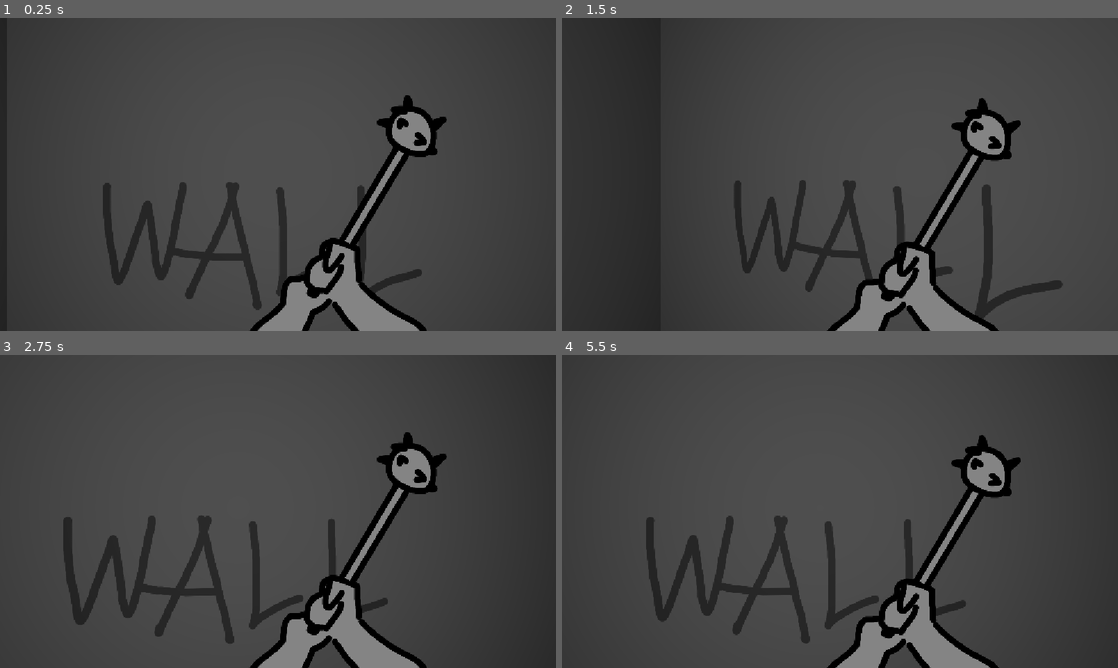
Above: before the commit, frames 1-4 (two rows, left to right).
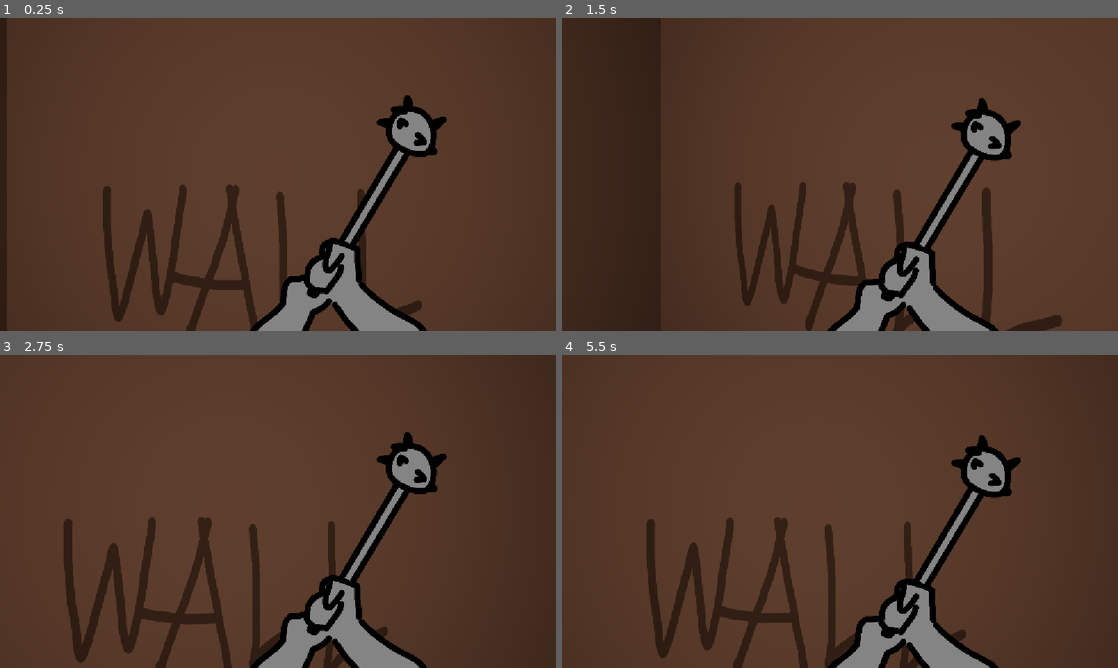
Above: after the commit, the same moments.

Repository: kerivin/dungeon-crawler
Game: Godot game, scene res://scenes/level.tscn
Two runs of this game, one before a commit and one after it. Both use one fixed random seed, a clock stepped at 60 frames per second and the inputs below. The project has no main scene, so this scene is started directly.
Inputs (mouse positions are in pixels of both pictures, inside the frame that each line leads up to):
- Up to frame 1 (0.25 s): no input
- Up to frame 2 (1.5 s): move the mouse to (867, 174) at 0.52 s; hold Up (move_forward) from 0.53 s (still down); move the mouse to (812, 174) at 1.27 s
- Up to frame 3 (2.75 s): keep holding Up (move_forward); move the mouse to (289, 505) at 2.02 s
- Up to frame 4 (5.5 s): keep holding Up (move_forward); tap Enter at 2.75 s; move the mouse to (834, 517) at 2.77 s; move the mouse to (878, 514) at 3.52 s; move the mouse to (795, 508) at 4.27 s; move the mouse to (845, 511) at 5.02 s

The runs differ from the first frame. In frame 1, 67% of the frame differs, in the area x 8-92%, y 0-100%; in frame 2, 64%; in frame 3, 67%, in the area x 0-84%, y 0-100%; in frame 4, 66%.

Commit message:
minor adjustments

Diff:
--- a/scenes/level.tscn
+++ b/scenes/level.tscn
@@ -18,6 +18,7 @@
 script = ExtResource("1_2q6dc")
 tile_definitions = Array[ExtResource("2_ppgk2")]([ExtResource("3_ppgk2")])
 bg_tile_definitions = Array[ExtResource("4_ppgk2")]([ExtResource("5_klq6b"), ExtResource("5_2r41h")])
+cell_size = 1.5
 
 [node name="WorldEnvironment" type="WorldEnvironment" parent="." unique_id=1888155958]
 environment = SubResource("Environment_g4v7s")
--- a/scenes/player.tscn
+++ b/scenes/player.tscn
@@ -85,6 +85,7 @@
 
 [node name="SpotLight3D" type="SpotLight3D" parent="." unique_id=2121021271]
 transform = Transform3D(1, 0, 0, 0, 1, 0, 0, 0, 1, 0, 0, 1.5)
+light_color = Color(1, 0.6862745, 0.52156866, 1)
 light_energy = 10.0
 spot_range = 6.0
 spot_attenuation = 3.5
